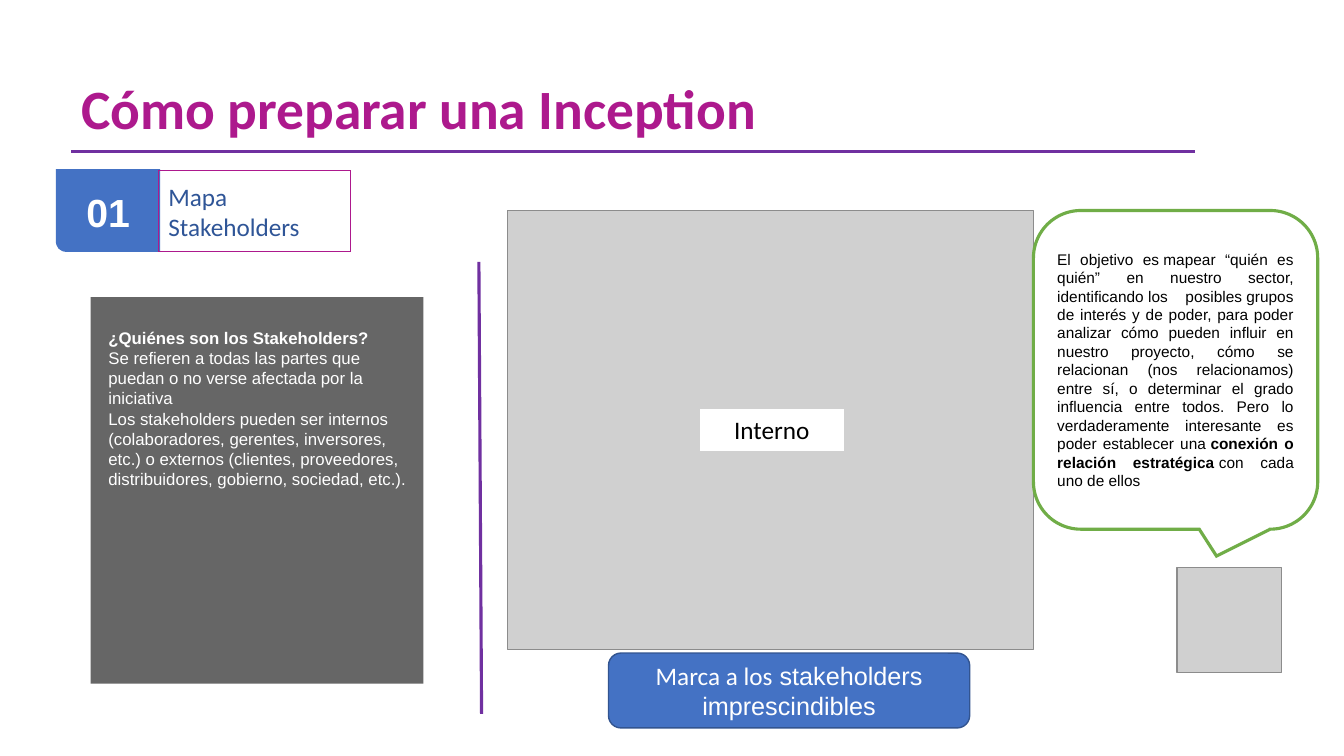
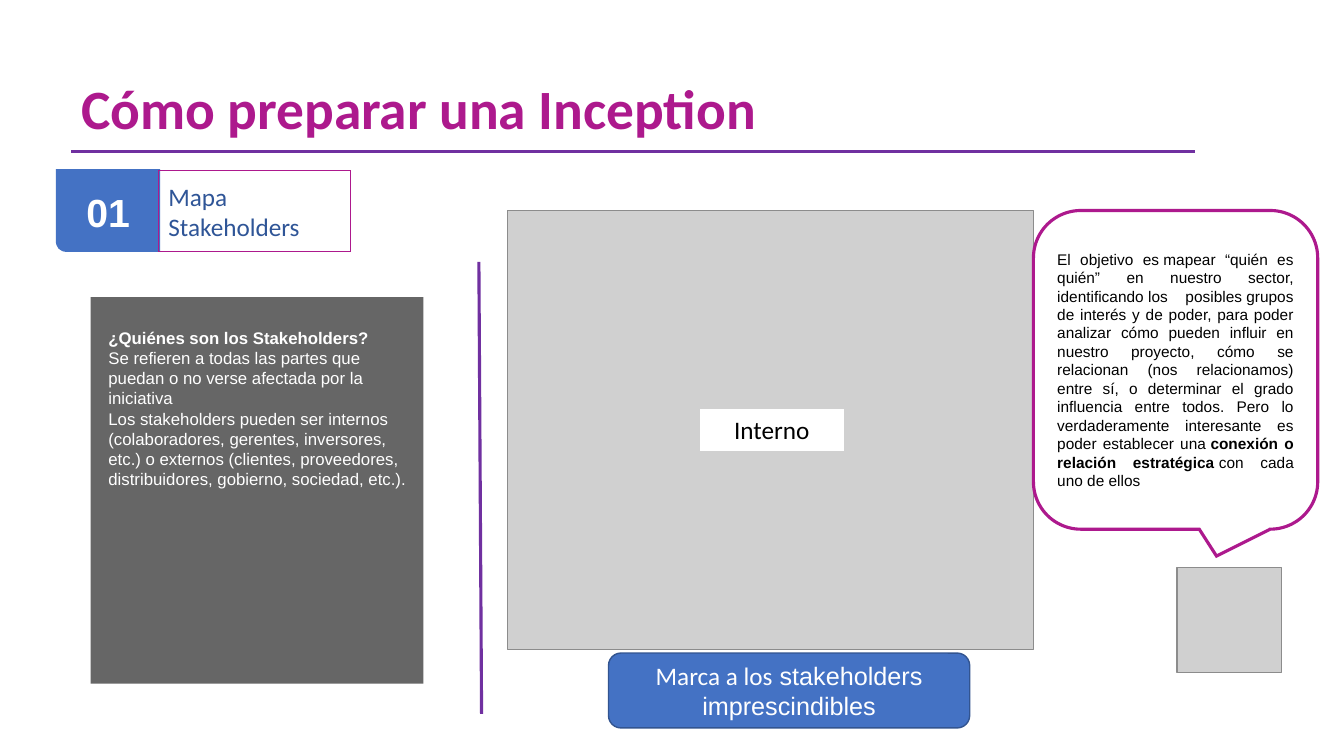
Before and after one commit to omesan/Agile, a slide deck: slide 4 of Stefanini/Stefanini.Clientes/Stefanini.Cliente.Experian/PMO metodología V.4.pptx. Drawn at 1344x756 pixels with LibreOffice and Linux fonts; fonts in the diff are those of the drawing; grey boxes stand for pictures; background and template pictures are left out. Boxes give left, top, right and bottom in pixels: in the first picture for what was removed or moved away, otherwise in the second. Text is boxed around its words. In the diff, an @@ line names an element or a change of style, - is before the commit and + after.

```diff
--- a/Stefanini/Stefanini.Clientes/Stefanini.Cliente.Experian/PMO metodología V.4.pptx
+++ b/Stefanini/Stefanini.Clientes/Stefanini.Cliente.Experian/PMO metodología V.4.pptx
@@ rounded speech box "El objetivo es mapear “quién ..." at (1033,211,1318,529): outline #70AD47 2.25 pt to #AD198D 2.25 pt @@
```
Also in this commit, not shown: 4 other slides changed, 7 slides added, 2 other files.
